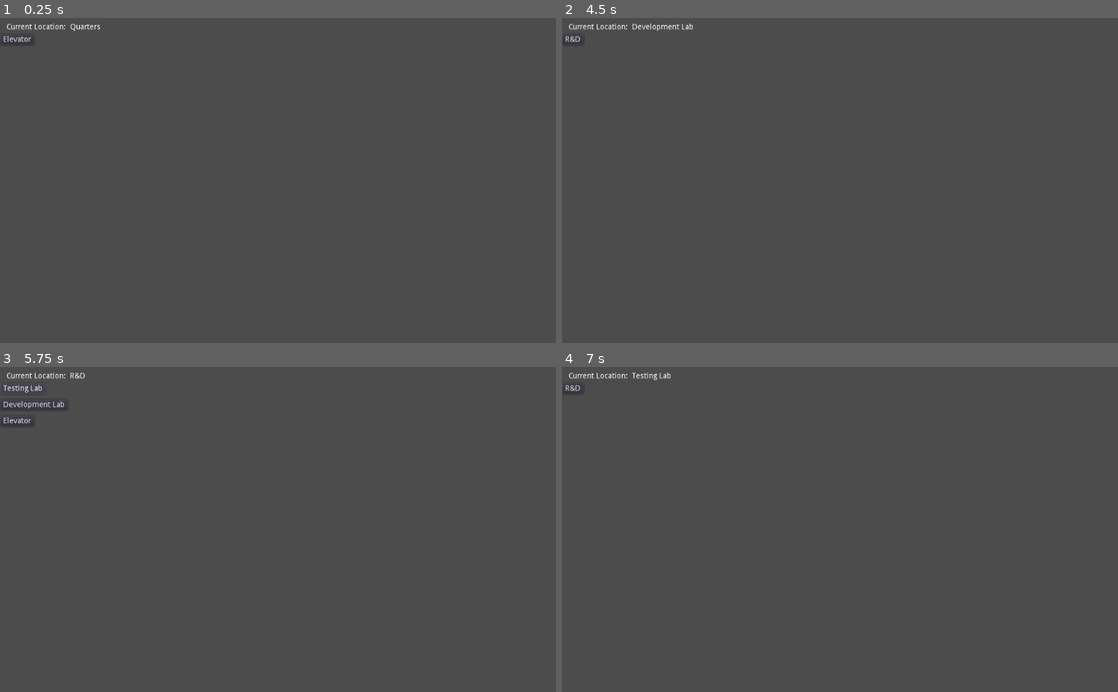
Above: before the commit, frames 1-4 (two rows, left to right).
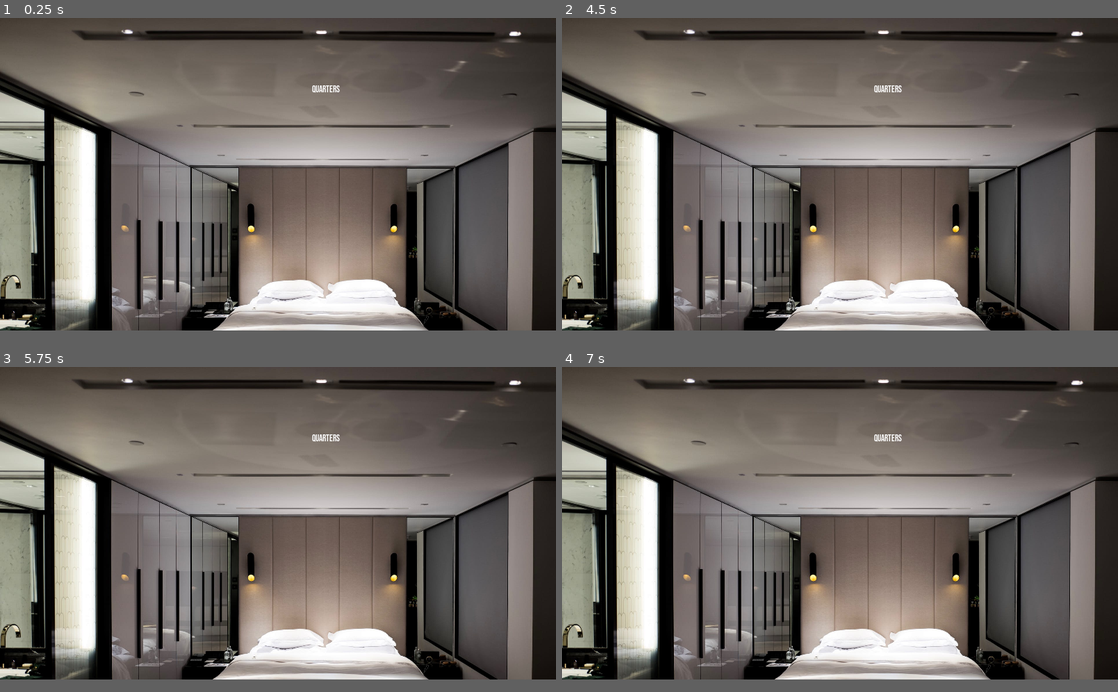
Above: after the commit, the same moments.

Repository: yulianjung/Godot-Audio-Adventure
Game: Godot game, scene res://Scenes/Game.tscn
Two runs of this game, one before a commit and one after it. Both use one fixed random seed, a clock stepped at 60 frames per second and the inputs below.
Inputs (mouse positions are in pixels of both pictures, inside the frame that each line leads up to):
- Up to frame 1 (0.25 s): no input
- Up to frame 2 (4.5 s): click (578, 40) at 0.5 s, where only the run before the commit has a clickable "Elevator"; click (578, 40) at 1.25 s, where only the run before the commit has a clickable "Medical"; tap Enter at 2, 3.5 s; hold Right (ui_right) 2.03-2.78 s; tap Space at 2.75 s; hold Left (ui_left) 2.78-3.53 s; hold Right (ui_right) 3.53-4.25 s; click (578, 57) at 4.25 s, where only the run before the commit has a clickable "Quarters"
- Up to frame 3 (5.75 s): click (11, 389) at 5 s, where only the run before the commit has a clickable "R&D"
- Up to frame 4 (7 s): click (584, 389) at 5.75 s, where only the run before the commit has a clickable "Testing Lab"; tap Space at 6.5 s; hold Up (ui_up) from 6.53 s (still down)
In our replay, the window is 800x468 before the commit and 800x450 after it. These sizes can differ from the game's own. Grey fills any space a smaller window leaves; there, only what the larger window draws over its background counts as a difference.

The runs differ from the first frame. In frame 1, 73% of the frame differs, in the area x 0-100%, y 0-97%; in frame 2, 73%; in frame 3, 73%; in frame 4, 73%.

Commit message:
Updated User Interface
Added a user interface scene
Connected the buttons to the new scene
Added background images to the locations (and user interface)

Diff:
--- a/Scenes/Game.tscn
+++ b/Scenes/Game.tscn
@@ -1,8 +1,11 @@
-[gd_scene load_steps=4 format=2]
+[gd_scene load_steps=7 format=2]
 
 [ext_resource path="res://Scenes/Location.tscn" type="PackedScene" id=1]
 [ext_resource path="res://Scenes/Player.tscn" type="PackedScene" id=2]
 [ext_resource path="res://Scripts/Game.gd" type="Script" id=3]
+[ext_resource path="res://Scenes/UserInterface.tscn" type="PackedScene" id=4]
+[ext_resource path="res://Assets/Backgrounds/bedroom.jpeg" type="Texture" id=5]
+[ext_resource path="res://Assets/Backgrounds/elevator.jpeg" type="Texture" id=6]
 
 [node name="Game" type="Node2D"]
 script = ExtResource( 3 )
@@ -12,10 +15,12 @@
 [node name="Quarters" parent="." instance=ExtResource( 1 )]
 location_name = "Quarters"
 introduction = "You are in your quarters"
+bg_image = ExtResource( 5 )
 exits = [ "Elevator" ]
 
 [node name="Elevator" parent="." instance=ExtResource( 1 )]
 location_name = "Elevator"
+bg_image = ExtResource( 6 )
 exits = [ "Medical", "Quarters", "R&D" ]
 
 [node name="Medical" parent="." instance=ExtResource( 1 )]
@@ -38,34 +43,4 @@
 introduction = "You are in the test lab"
 exits = [ "R&D" ]
 
-[node name="UserInterface" type="CanvasLayer" parent="."]
-
-[node name="Location" type="Label" parent="UserInterface"]
-margin_left = 11.755
-margin_top = 10.0
-margin_right = 124.755
-margin_bottom = 25.0
-text = "Current Location: "
-__meta__ = {
-"_edit_use_anchors_": false
-}
-
-[node name="LocationValue" type="Label" parent="UserInterface"]
-margin_left = 129.0
-margin_top = 9.65944
-margin_right = 242.0
-margin_bottom = 23.6594
-__meta__ = {
-"_edit_use_anchors_": false
-}
-
-[node name="Button" type="Button" parent="UserInterface"]
-visible = false
-margin_left = 14.8354
-margin_top = 35.0718
-margin_right = 128.835
-margin_bottom = 57.0718
-text = "Test Button"
-__meta__ = {
-"_edit_use_anchors_": false
-}
+[node name="UserInterface" parent="." instance=ExtResource( 4 )]
--- /dev/null
+++ b/Scenes/UserInterface.tscn
@@ -0,0 +1,163 @@
+[gd_scene load_steps=4 format=2]
+
+[ext_resource path="res://Assets/Backgrounds/quarters.png" type="Texture" id=1]
+[ext_resource path="res://Fonts/BebasNeue-Regular.ttf" type="DynamicFontData" id=2]
+
+[sub_resource type="DynamicFont" id=1]
+size = 32
+font_data = ExtResource( 2 )
+
+[node name="UserInterface" type="CanvasLayer"]
+
+[node name="HBoxContainer" type="HBoxContainer" parent="."]
+anchor_right = 1.0
+anchor_bottom = 1.0
+__meta__ = {
+"_edit_use_anchors_": false
+}
+
+[node name="MainScreen-Container" type="VBoxContainer" parent="HBoxContainer"]
+margin_right = 960.0
+margin_bottom = 1080.0
+size_flags_horizontal = 3
+
+[node name="LocationImage" type="TextureRect" parent="HBoxContainer/MainScreen-Container"]
+margin_right = 960.0
+margin_bottom = 1080.0
+size_flags_horizontal = 3
+size_flags_vertical = 3
+texture = ExtResource( 1 )
+stretch_mode = 3
+
+[node name="ImageOverlay" type="VBoxContainer" parent="HBoxContainer/MainScreen-Container/LocationImage"]
+anchor_right = 1.0
+anchor_bottom = 1.0
+size_flags_horizontal = 3
+size_flags_vertical = 3
+__meta__ = {
+"_edit_use_anchors_": false
+}
+
+[node name="TopOverlay" type="VBoxContainer" parent="HBoxContainer/MainScreen-Container/LocationImage/ImageOverlay"]
+margin_right = 960.0
+margin_bottom = 357.0
+size_flags_horizontal = 3
+size_flags_vertical = 3
+__meta__ = {
+"_edit_use_anchors_": false
+}
+
+[node name="Location" type="Label" parent="HBoxContainer/MainScreen-Container/LocationImage/ImageOverlay/TopOverlay"]
+margin_right = 960.0
+margin_bottom = 357.0
+size_flags_horizontal = 3
+size_flags_vertical = 7
+custom_fonts/font = SubResource( 1 )
+text = "TEST LABEL"
+align = 1
+valign = 1
+
+[node name="TopMidOverlay" type="VBoxContainer" parent="HBoxContainer/MainScreen-Container/LocationImage/ImageOverlay"]
+margin_top = 361.0
+margin_right = 960.0
+margin_bottom = 718.0
+size_flags_horizontal = 3
+size_flags_vertical = 3
+__meta__ = {
+"_edit_use_anchors_": false
+}
+
+[node name="BottomMidOverlay" type="VBoxContainer" parent="HBoxContainer/MainScreen-Container/LocationImage/ImageOverlay"]
+visible = false
+margin_top = 752.0
+margin_right = 1000.0
+margin_bottom = 1124.0
+size_flags_horizontal = 3
+size_flags_vertical = 3
+__meta__ = {
+"_edit_use_anchors_": false
+}
+
+[node name="BottomOverlay" type="VBoxContainer" parent="HBoxContainer/MainScreen-Container/LocationImage/ImageOverlay"]
+margin_top = 722.0
+margin_right = 960.0
+margin_bottom = 1080.0
+size_flags_horizontal = 3
+size_flags_vertical = 3
+__meta__ = {
+"_edit_use_anchors_": false
+}
+
+[node name="Interface-Container" type="VBoxContainer" parent="HBoxContainer"]
+margin_left = 964.0
+margin_right = 1924.0
+margin_bottom = 1080.0
+size_flags_horizontal = 3
+alignment = 1
+
+[node name="LocationImage2" type="TextureRect" parent="HBoxContainer/Interface-Container"]
+margin_right = 960.0
+margin_bottom = 1080.0
+size_flags_horizontal = 3
+size_flags_vertical = 3
+texture = ExtResource( 1 )
+stretch_mode = 3
+
+[node name="ImageOverlay" type="VBoxContainer" parent="HBoxContainer/Interface-Container/LocationImage2"]
+anchor_right = 1.0
+anchor_bottom = 1.0
+size_flags_horizontal = 3
+size_flags_vertical = 3
+__meta__ = {
+"_edit_use_anchors_": false
+}
+
+[node name="TopOverlay" type="VBoxContainer" parent="HBoxContainer/Interface-Container/LocationImage2/ImageOverlay"]
+margin_right = 960.0
+margin_bottom = 357.0
+size_flags_horizontal = 3
+size_flags_vertical = 3
+__meta__ = {
+"_edit_use_anchors_": false
+}
+
+[node name="Location" type="Label" parent="HBoxContainer/Interface-Container/LocationImage2/ImageOverlay/TopOverlay"]
+margin_right = 960.0
+margin_bottom = 357.0
+size_flags_horizontal = 3
+size_flags_vertical = 7
+custom_fonts/font = SubResource( 1 )
+text = "TEST LABEL"
+align = 1
+valign = 1
+
+[node name="TopMidOverlay" type="VBoxContainer" parent="HBoxContainer/Interface-Container/LocationImage2/ImageOverlay"]
+margin_top = 361.0
+margin_right = 960.0
+margin_bottom = 718.0
+size_flags_horizontal = 3
+size_flags_vertical = 3
+__meta__ = {
+"_edit_use_anchors_": false
+}
+
+[node name="BottomMidOverlay" type="VBoxContainer" parent="HBoxContainer/Interface-Container/LocationImage2/ImageOverlay"]
+visible = false
+margin_top = 752.0
+margin_right = 1000.0
+margin_bottom = 1124.0
+size_flags_horizontal = 3
+size_flags_vertical = 3
+__meta__ = {
+"_edit_use_anchors_": false
+}
+
+[node name="BottomOverlay" type="VBoxContainer" parent="HBoxContainer/Interface-Container/LocationImage2/ImageOverlay"]
+margin_top = 722.0
+margin_right = 960.0
+margin_bottom = 1080.0
+size_flags_horizontal = 3
+size_flags_vertical = 3
+__meta__ = {
+"_edit_use_anchors_": false
+}
--- a/Scripts/Game.gd
+++ b/Scripts/Game.gd
@@ -14,35 +14,16 @@
 	var location_node = get_node($Player.current_location)
 
 	#display exits
-	var count = 0
-	for exit in location_node.exits:
-		if (count == 0):
-			#print("LEFT FOR "+exit)
-			if Input.is_action_just_released("ui_left"):
-				$Player.change_location(exit)
-				update_gui()
-				#print(location_node.introduction)
-		if (count == 1):
-			#print("UP FOR "+exit)
-			if Input.is_action_just_released("ui_up"):
-				$Player.change_location(exit)
-				update_gui()
-				#print(location_node.introduction)
-		if (count == 2):
-			#print("RIGHT FOR "+exit)
-			if Input.is_action_just_released("ui_right"):
-				$Player.change_location(exit)
-				update_gui()
-				#print(location_node.introduction)
-		count = count + 1
 
 
 
 
 # UPDATES THE USER INTERFACE
 func update_gui():
-	#update current location
-	$UserInterface/LocationValue.text = $Player.current_location
+	#update current location image
+	get_node("UserInterface/HBoxContainer/MainScreen-Container/LocationImage").texture = get_node($Player.current_location).bg_image
+	#update current location text
+	get_node("UserInterface/HBoxContainer/MainScreen-Container/LocationImage/ImageOverlay/TopOverlay/Location").text = $Player.current_location
 	display_exits()
 
 
@@ -69,7 +50,7 @@
 		#position button appropriatley
 		row_y += 30
 		button.rect_position.y = row_y
-		$UserInterface.add_child(button)
+		get_node("UserInterface/HBoxContainer/Interface-Container").add_child(button)
 
 
 
--- a/Scripts/Location.gd
+++ b/Scripts/Location.gd
@@ -2,6 +2,7 @@
 
 export var location_name = ""
 export var introduction = ""
+export(Texture) var bg_image
 export var exits = []
 
 # Declare member variables here. Examples:
--- a/project.godot
+++ b/project.godot
@@ -19,6 +19,13 @@
 run/main_scene="res://Scenes/Game.tscn"
 config/icon="res://icon.png"
 
+[display]
+
+window/size/width=1920
+window/size/height=1080
+window/stretch/mode="2d"
+window/stretch/aspect="keep"
+
 [rendering]
 
 environment/default_environment="res://default_env.tres"
Binary file added: Assets/Backgrounds/bedroom.jpeg
Not shown, added: Assets/Backgrounds/bedroom.jpeg.import
Binary file added: Assets/Backgrounds/elevator.jpeg
Not shown, added: Assets/Backgrounds/elevator.jpeg.import
Binary file added: Assets/Backgrounds/quarters.png
Not shown, added: Assets/Backgrounds/quarters.png.import
Binary file added: Fonts/BebasNeue-Regular.ttf
